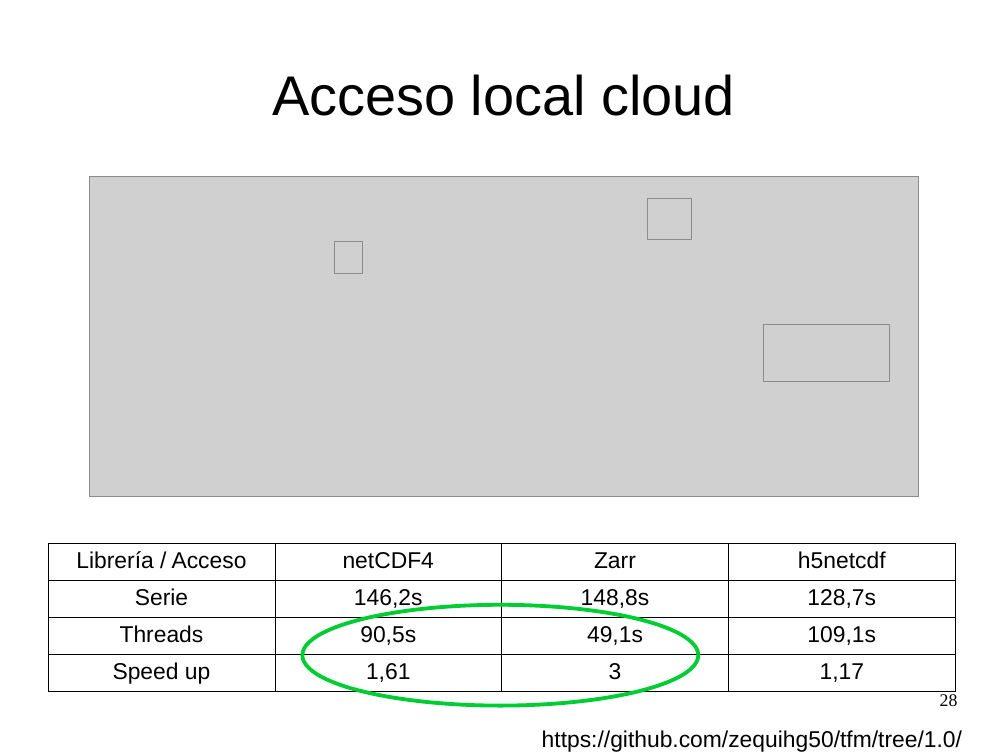
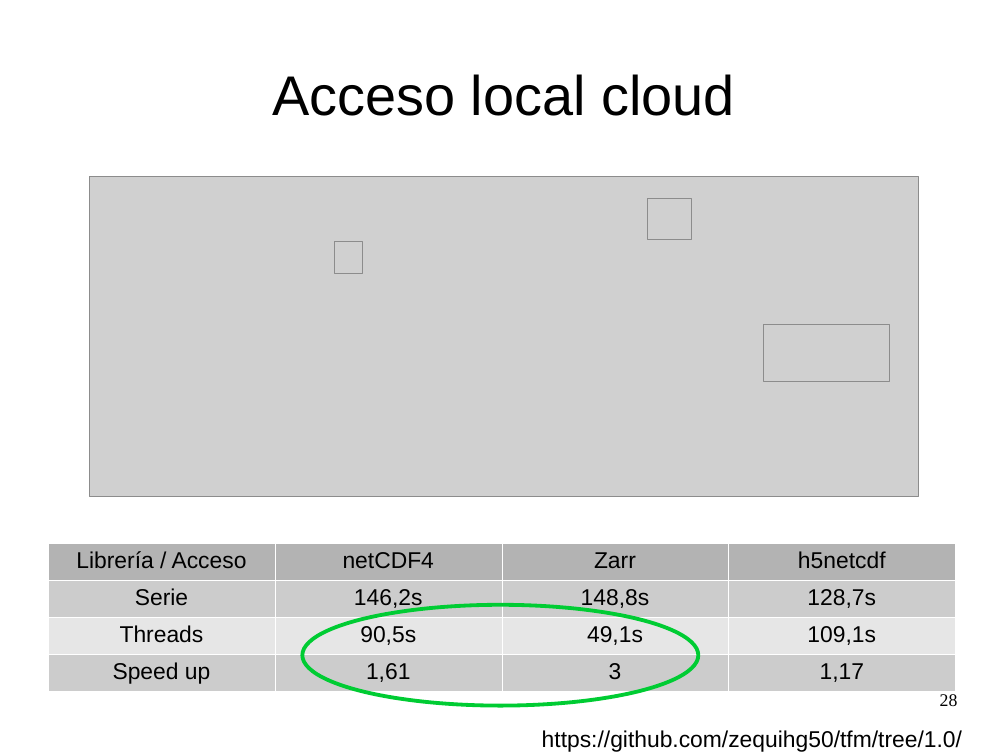
Before and after one commit to zequihg50/tfm, a slide deck: slide 28 of presentacion.odp. Drawn at 1008x756 pixels with LibreOffice and Linux fonts; fonts in the diff are those of the drawing; grey boxes stand for pictures. Boxes give left, top, right and bottom in pixels: in the first picture for what was removed or moved away, otherwise in the second. Text is boxed around its words. In the diff, an @@ line names an element or a change of style, - is before the commit and + after.

```diff
--- a/presentacion.odp
+++ b/presentacion.odp
@@ table at box(48, 543, 956, 692) @@
@@ fill none to #B3B3B3 in row 1 @@
@@ fill none to #CCCCCC in 8 cells @@
@@ fill none to #E6E6E6 in row 3 @@
@@ borders changed @@
```
Also in this commit, not shown: 2 other slides changed, 2 other files.
